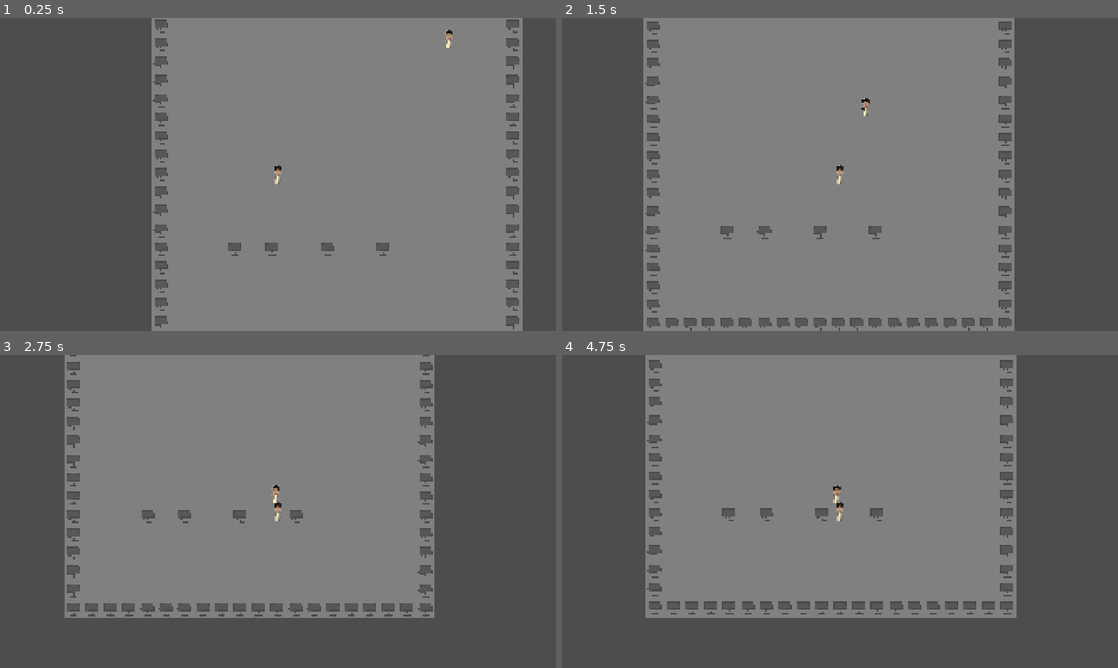
Above: before the commit, frames 1-4 (two rows, left to right).
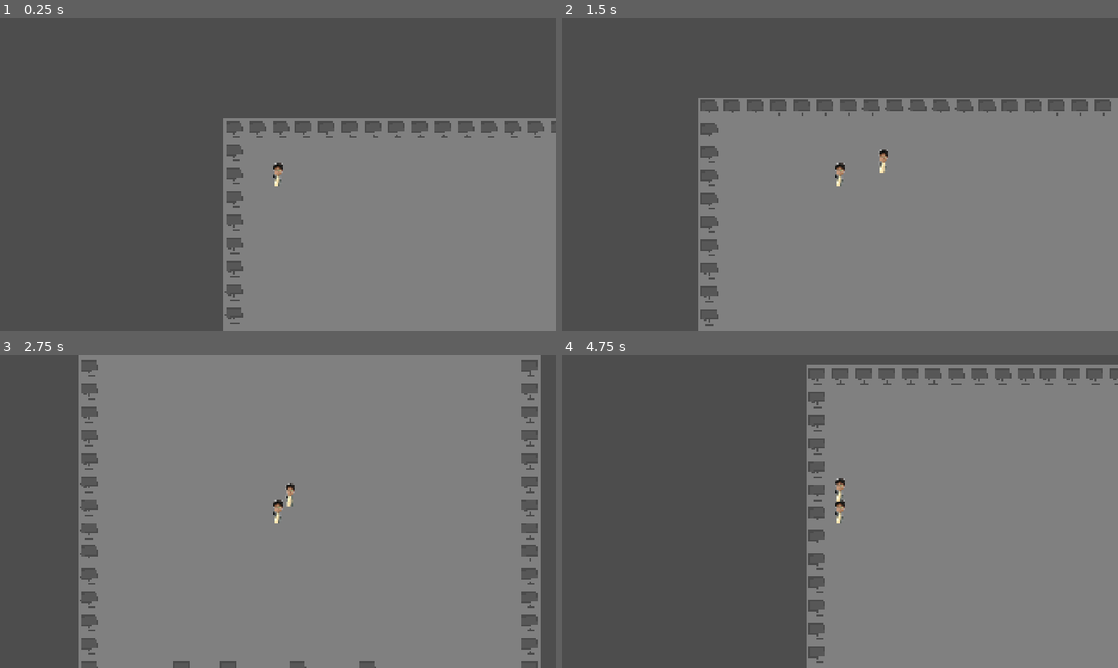
Above: after the commit, the same moments.

Repository: yanli-nyan/sys_battle
Game: Godot game, scene res://scenes/maps/test.tscn
Two runs of this game, one before a commit and one after it. Both use one fixed random seed, a clock stepped at 60 frames per second and the inputs below.
Inputs:
- Up to frame 1 (0.25 s): no input
- Up to frame 2 (1.5 s): hold D (move_right) 0.53-1.28 s; hold S (move_down) from 1.28 s (still down)
- Up to frame 3 (2.75 s): release S (move_down) at 2.03 s; hold D (move_right) from 2.03 s (still down)
- Up to frame 4 (4.75 s): release D (move_right) at 2.78 s; hold W (move_up) 2.78-3.53 s; hold A (move_left) from 3.53 s (still down)

The runs differ from the first frame. In frame 1, 36% of the frame differs, in the area x 27-100%, y 0-100%; in frame 2, 41%; in frame 3, 32%; in frame 4, 51%, in the area x 15-100%, y 0-100%.

Commit message:
feat:分离地图和角色

Diff:
--- /dev/null
+++ b/resources/characters/scout.tres
@@ -0,0 +1,13 @@
+[gd_resource type="Resource" script_class="CharacterData" load_steps=3 format=3]
+
+[ext_resource type="Script" path="res://scenes/characters/character_data.gd" id="1_char_script"]
+[ext_resource type="Resource" path="res://resources/skills/basic_slash.tres" id="2_slash_skill"]
+
+[resource]
+script = ExtResource("1_char_script")
+character_name = "gggg"
+max_hp = 60
+move_speed = 200.0
+attack_speed = 1.0
+basic_attack = ExtResource("2_slash_skill")
+active_skills = []
--- /dev/null
+++ b/resources/characters/test.tres
@@ -0,0 +1,13 @@
+[gd_resource type="Resource" script_class="CharacterData" load_steps=3 format=3]
+
+[ext_resource type="Script" path="res://scenes/characters/character_data.gd" id="1_char_script"]
+[ext_resource type="Resource" path="res://resources/skills/basic_slash.tres" id="2_slash_skill"]
+
+[resource]
+script = ExtResource("1_char_script")
+character_name = "test"
+max_hp = 150
+move_speed = 160.0
+attack_speed = 1.0
+basic_attack = ExtResource("2_slash_skill")
+active_skills = []
--- /dev/null
+++ b/resources/skills/basic_slash.tres
@@ -0,0 +1,9 @@
+[gd_resource type="Resource" script_class="BasicAttackData" load_steps=2 format=3]
+
+[ext_resource type="Script" path="res://scenes/characters/basic_attack_data.gd" id="1_script"]
+
+[resource]
+script = ExtResource("1_script")
+attack_rate = 0.35
+combo_reset_time = 0.8
+damages = Array[int]([15, 15, 30])
--- /dev/null
+++ b/scenes/characters/base_character.gd
@@ -0,0 +1,69 @@
+extends CharacterBody2D
+
+# 核心数据引用
+@export var character_data: CharacterData
+
+# 运行态技能与朝向数据
+var runtime_skills: Array[SkillData] = []
+var aim_direction: Vector2 = Vector2.RIGHT
+var move_direction: Vector2 = Vector2.ZERO
+
+# 状态控制
+var current_hp: int = 100
+var is_attacking: bool = false
+var can_cancel_attack: bool = false
+var current_combo: int = 0
+var combo_timer: float = 0.0
+
+@onready var visual_sprite: Sprite2D = $Visual/Sprite2D
+
+func _ready() -> void:
+	if character_data:
+		apply_data(character_data)
+
+func apply_data(data: CharacterData) -> void:
+	character_data = data
+	current_hp = data.max_hp
+
+	# 深拷贝技能实例，确保不同角色的冷却独立计算
+	runtime_skills.clear()
+	for skill in data.active_skills:
+		if skill:
+			runtime_skills.append(skill.duplicate())
+
+func _physics_process(delta: float) -> void:
+	# 1. 推进所有已装备技能的冷却
+	for skill in runtime_skills:
+		skill.update_cooldown(delta)
+
+	# 2. 连击计时重置
+	if combo_timer > 0.0:
+		combo_timer -= delta
+		if combo_timer <= 0.0:
+			current_combo = 0
+
+	# 3. 基础移动与朝向记录
+	var speed = character_data.move_speed if character_data else 160.0
+	velocity = move_direction.normalized() * speed
+	move_and_slide()
+
+	if move_direction.length_squared() > 0.0:
+		aim_direction = move_direction.normalized()
+
+# 普攻接口
+func perform_basic_attack() -> void:
+	if is_attacking or not character_data or not character_data.basic_attack:
+		return
+
+	is_attacking = true
+	# 此处后续接入具体打击帧与连段逻辑
+	# 待攻击动作结束后重置 is_attacking = false
+
+# 技能释放接口
+func cast_active_skill(slot_index: int) -> void:
+	if is_attacking and not can_cancel_attack:
+		return
+
+	if slot_index >= 0 and slot_index < runtime_skills.size():
+		if runtime_skills[slot_index].try_cast(self, aim_direction):
+			is_attacking = false
--- a/scenes/characters/base_character.tscn
+++ b/scenes/characters/base_character.tscn
@@ -1,7 +1,8 @@
 [gd_scene format=3 uid="uid://dsflvcbstfvo0"]
 
-[ext_resource type="Script" uid="uid://b8budujeuitni" path="res://scenes/characters/character.gd.gd" id="1_svwev"]
+[ext_resource type="Script" uid="uid://chotsd4w1nukf" path="res://scenes/characters/base_character.gd" id="1_svwev"]
 [ext_resource type="Texture2D" uid="uid://be5bl85jgf2l2" path="res://resources/texture/characters/企鹅.png" id="1_ykald"]
+[ext_resource type="Resource" uid="uid://c3spsidcjlt2o" path="res://resources/characters/test.tres" id="2_g1bqe"]
 
 [sub_resource type="CircleShape2D" id="CircleShape2D_bjqgx"]
 radius = 15.0
@@ -14,6 +15,7 @@
 
 [node name="Character" type="CharacterBody2D" unique_id=742734879]
 script = ExtResource("1_svwev")
+character_data = ExtResource("2_g1bqe")
 
 [node name="Visual" type="Node2D" parent="." unique_id=1174750766]
 
--- /dev/null
+++ b/scenes/characters/basic_attack_data.gd
@@ -0,0 +1,7 @@
+class_name BasicAttackData
+extends Resource
+
+@export var combo_count: int = 3           # 最大连段数（如三段平砍）
+@export var combo_reset_time: float = 0.8  # 多长时间不接下一击则重置回第1段
+@export var damages: Array[int] = [15, 15, 30] # 各段平砍伤害（第三段重击）
+@export var attack_rate: float = 0.35      # 两次平砍之间的最小间隔
--- a/scenes/characters/character.gd.gd
+++ /dev/null
@@ -1,11 +0,0 @@
-extends CharacterBody2D
-
-@export var speed: float = 160.0
-
-# 核心：由大脑（玩家控制器或 AI）实时赋值
-var move_direction: Vector2 = Vector2.ZERO
-
-func _physics_process(_delta: float) -> void:
-	# 仅负责执行移动计算
-	velocity = move_direction.normalized() * speed
-	move_and_slide()
--- /dev/null
+++ b/scenes/characters/character_data.gd
@@ -0,0 +1,14 @@
+class_name CharacterData
+extends Resource
+
+@export_group("基础属性")
+@export var character_name: String = "未命名角色"
+@export var max_hp: int = 100
+@export var move_speed: float = 160.0
+@export var attack_speed: float = 1.0
+
+@export_group("普通攻击")
+@export var basic_attack: BasicAttackData
+
+@export_group("战术技能")
+@export var active_skills: Array[SkillData] = []
--- a/scenes/maps/ai_controller.gd
+++ /dev/null
@@ -1,21 +0,0 @@
-extends Node2D
-
-@onready var character: CharacterBody2D = get_parent().get_parent()
-var target: CharacterBody2D = null
-
-func _ready() -> void:
-	# 暂时简单粗暴地抓取场景树里的玩家（后续再优化为组检测或动态索敌）
-	target = get_tree().get_first_node_in_group("player")
-
-func _process(_delta: float) -> void:
-	if not character or not is_instance_valid(target):
-		return
-
-	var dist = character.global_position.distance_to(target.global_position)
-
-	# 距离大于 30 像素时向玩家移动，靠近后停下准备攻击
-	if dist > 30.0:
-		var dir = (target.global_position - character.global_position).normalized()
-		character.move_direction = dir
-	else:
-		character.move_direction = Vector2.ZERO
--- a/scenes/maps/player_controller.gd
+++ /dev/null
@@ -1,23 +0,0 @@
-extends Node2D
-
-@onready var character: CharacterBody2D = get_parent().get_parent()
-
-# 虚拟摇杆等移动端 UI 注入的方向向量（无触控时保持 Vector2.ZERO）
-var touch_vector: Vector2 = Vector2.ZERO
-
-func _process(_delta: float) -> void:
-	if not character:
-		return
-
-	# 1. 读取 PC 端（键盘 / 物理手柄）输入
-	var keyboard_vector: Vector2 = Input.get_vector(
-		"move_left", "move_right", "move_up", "move_down"
-	)
-
-	# 2. 混合 PC 输入与移动端触控输入（谁有输入就以谁为主）
-	var final_vector: Vector2 = keyboard_vector
-	if touch_vector.length_squared() > 0.0:
-		final_vector = touch_vector
-
-	# 3. 注入给 Character 身体
-	character.move_direction = final_vector
--- a/scenes/maps/test.tscn
+++ b/scenes/maps/test.tscn
@@ -1,9 +1,7 @@
 [gd_scene format=4 uid="uid://mqoxnhmsf8li"]
 
 [ext_resource type="Texture2D" uid="uid://buykpculrnqud" path="res://resources/texture/environment/Ground.png" id="1_03h0k"]
-[ext_resource type="PackedScene" uid="uid://dsflvcbstfvo0" path="res://scenes/characters/base_character.tscn" id="2_ipji2"]
-[ext_resource type="Script" uid="uid://dk5i8tywiogax" path="res://scenes/maps/ai_controller.gd" id="3_0jfhv"]
-[ext_resource type="Script" uid="uid://dybnd74rebqda" path="res://scenes/maps/player_controller.gd" id="3_dlq7p"]
+[ext_resource type="Script" uid="uid://jaguc7ghqm4w" path="res://scenes/maps/test_world.gd" id="1_5orm7"]
 
 [sub_resource type="TileSetAtlasSource" id="TileSetAtlasSource_4pyfg"]
 texture = ExtResource("1_03h0k")
@@ -160,6 +158,7 @@
 sources/0 = SubResource("TileSetAtlasSource_ipji2")
 
 [node name="test_world" type="Node2D" unique_id=218692789]
+script = ExtResource("1_5orm7")
 
 [node name="ground" type="TileMapLayer" parent="." unique_id=1820289990]
 tile_map_data = PackedByteArray("AAAAAAAAAAAAAAAAAAAAAAEAAAAAAAAAAAAAAAIAAAAAAAAAAAAAAAMAAAAAAAAAAAAAAAQAAAAAAAAAAAAAAA …(6320 unchanged characters)…
@@ -169,20 +168,28 @@
 tile_map_data = PackedByteArray("AAAAAAAAAAAAAAQAAAAAAAEAAAAAAAQAAAAAAAIAAAAAAAQAAAAAAAMAAAAAAAQAAAAAAAQAAAAAAAQAAAAAAA …(1200 unchanged characters)…
 tile_set = SubResource("TileSet_8jovo")
 
-[node name="player" parent="." unique_id=742734879 groups=["player"] instance=ExtResource("2_ipji2")]
-position = Vector2(218, 335)
+[node name="SpawnPoints" type="Node2D" parent="." unique_id=1615873854]
 
-[node name="PlayerController" type="Node2D" parent="player/Brain" parent_id_path=PackedInt32Array(742734879, 993937848) index="0" unique_id=1441264948]
-script = ExtResource("3_dlq7p")
+[node name="Spawn1" type="Marker2D" parent="SpawnPoints" unique_id=1646482875]
+position = Vector2(76, 77)
 
-[node name="Camera2D" type="Camera2D" parent="player/Brain/PlayerController" unique_id=1829308734]
-zoom = Vector2(2, 2)
+[node name="Spawn2" type="Marker2D" parent="SpawnPoints" unique_id=1568141615]
+position = Vector2(552, 99)
 
-[node name="enemy" parent="." unique_id=104451495 instance=ExtResource("2_ipji2")]
-position = Vector2(543, 78)
+[node name="Spawn3" type="Marker2D" parent="SpawnPoints" unique_id=226331040]
+position = Vector2(84, 228)
 
-[node name="AIController" type="Node2D" parent="enemy/Brain" parent_id_path=PackedInt32Array(104451495, 993937848) index="0" unique_id=1370875274]
-script = ExtResource("3_0jfhv")
+[node name="Spawn4" type="Marker2D" parent="SpawnPoints" unique_id=962017955]
+position = Vector2(520, 237)
 
-[editable path="player"]
-[editable path="enemy"]
+[node name="Spawn5" type="Marker2D" parent="SpawnPoints" unique_id=2005517384]
+position = Vector2(296, 362)
+
+[node name="Spawn6" type="Marker2D" parent="SpawnPoints" unique_id=715807746]
+position = Vector2(109, 554)
+
+[node name="Spawn7" type="Marker2D" parent="SpawnPoints" unique_id=724917571]
+position = Vector2(469, 422)
+
+[node name="Spawn8" type="Marker2D" parent="SpawnPoints" unique_id=1037653372]
+position = Vector2(549, 547)
--- /dev/null
+++ b/scenes/maps/test_world.gd
@@ -0,0 +1,56 @@
+extends Node2D
+
+# 1. 引用通用肉体预制体
+const CHARACTER_SCENE: PackedScene = preload("res://scenes/characters/base_character.tscn")
+
+# 2. 引用数据模板 (.tres)
+const PLAYER_DATA: CharacterData = preload("res://resources/characters/test.tres")
+const ENEMY_DATA: CharacterData = preload("res://resources/characters/scout.tres")
+
+# 3. 引用大脑控制器脚本
+const PLAYER_CONTROLLER_SCRIPT = preload("res://scenes/characters/player_controller.gd")
+const AI_CONTROLLER_SCRIPT = preload("res://scenes/characters/ai_controller.gd")
+
+@onready var spawn_points: Node2D = $SpawnPoints
+
+func _ready() -> void:
+	spawn_match()
+
+func spawn_match() -> void:
+	# 获取所有出生点节点
+	var spawns = spawn_points.get_children()
+	if spawns.size() < 2:
+		push_error("出生点数量不足 2 个！")
+		return
+
+	# --- 1. 在 Spawn1 出生点生成玩家 ---
+	var player = CHARACTER_SCENE.instantiate()
+	add_child(player)
+	player.global_position = spawns[0].global_position
+	player.name = "Player"
+	player.add_to_group("player") # 打上分组供 AI 索敌
+	player.apply_data(PLAYER_DATA)
+
+	# 为玩家动态挂载大脑 (PlayerController) 和摄像机
+	var p_brain = Node2D.new()
+	p_brain.name = "PlayerController"
+	p_brain.set_script(PLAYER_CONTROLLER_SCRIPT)
+	player.get_node("Brain").add_child(p_brain)
+
+	# 挂载跟随相机
+	var camera = Camera2D.new()
+	camera.zoom = Vector2(2.5, 2.5) # 设置适合 32x32 的适中视野缩放
+	p_brain.add_child(camera)
+
+	# --- 2. 在 Spawn2 出生点生成敌人 (AI) ---
+	var enemy = CHARACTER_SCENE.instantiate()
+	add_child(enemy)
+	enemy.global_position = spawns[1].global_position
+	enemy.name = "Enemy_Scout"
+	enemy.apply_data(ENEMY_DATA)
+
+	# 为敌人动态挂载 AI 大脑
+	var ai_brain = Node2D.new()
+	ai_brain.name = "AIController"
+	ai_brain.set_script(AI_CONTROLLER_SCRIPT)
+	enemy.get_node("Brain").add_child(ai_brain)
--- /dev/null
+++ b/scripts/skills/skill_data.gd
@@ -0,0 +1,25 @@
+class_name SkillData
+extends Resource
+
+@export var skill_name: String = "基础技能"
+@export var cooldown: float = 1.0
+@export var icon: Texture2D
+
+var _current_cooldown: float = 0.0
+
+func update_cooldown(delta: float) -> void:
+	if _current_cooldown > 0.0:
+		_current_cooldown -= delta
+
+func is_ready() -> bool:
+	return _current_cooldown <= 0.0
+
+func try_cast(caster: CharacterBody2D, aim_dir: Vector2) -> bool:
+	if not is_ready():
+		return false
+	_current_cooldown = cooldown
+	_execute(caster, aim_dir)
+	return true
+
+func _execute(_caster: CharacterBody2D, _aim_dir: Vector2) -> void:
+	pass
Not shown, added: scenes/characters/base_character.gd.uid
Not shown, added: scenes/characters/basic_attack_data.gd.uid
Not shown, removed: scenes/characters/character.gd.gd.uid
Not shown, added: scenes/characters/character_data.gd.uid
Not shown, removed: scenes/maps/ai_controller.gd.uid
Not shown, removed: scenes/maps/player_controller.gd.uid
Not shown, added: scenes/maps/test_world.gd.uid
Not shown, added: scripts/skills/skill_data.gd.uid
Not shown, changed: 目录.txt
Not shown, removed: resources/texture/characters/PSD/企鹅.psd
Not shown, removed: resources/texture/environment/PSD/Ground.psd
